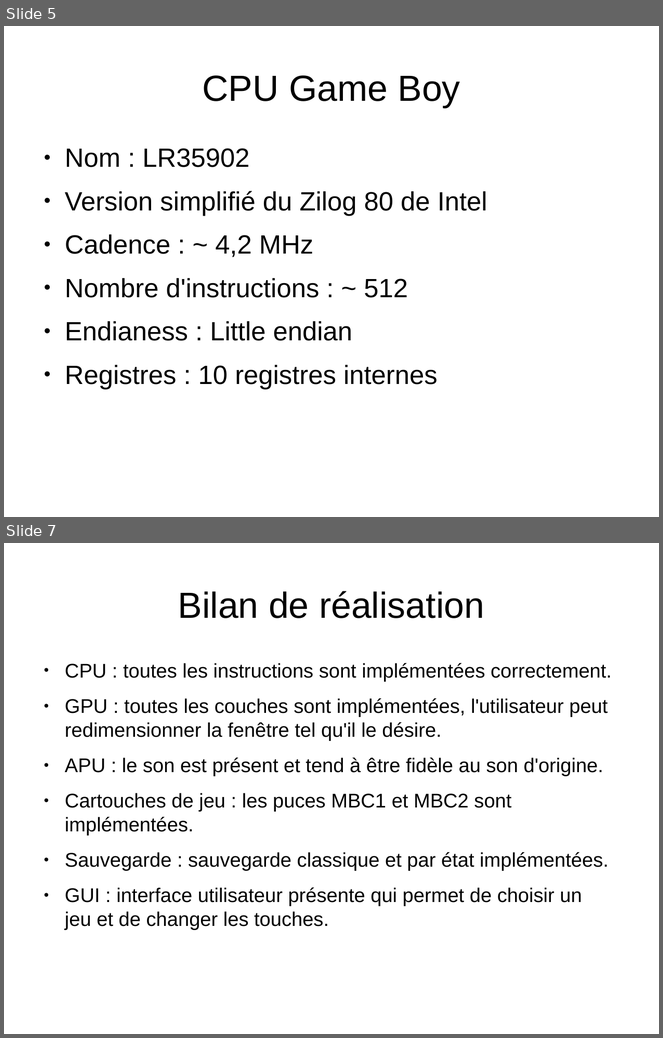
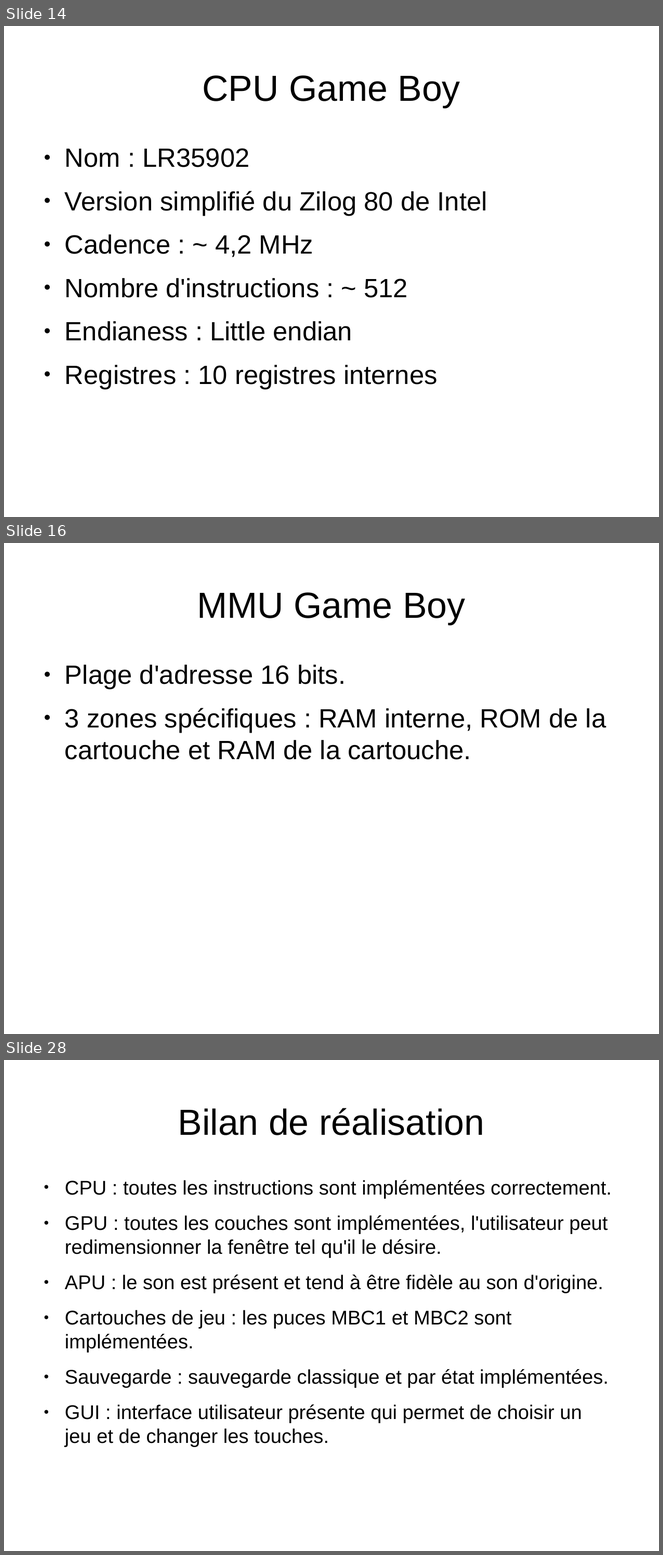
Before and after one commit to joakim-d/GroBoy, a slide deck: documents_TER/soutenance.odp. Shown one above the other, each under a label of ours: slides 5 and 7 before the commit, slides 14, 16 and 28 after it; the slides between them are not shown. The pictures are 663x1038 and 663x1555 pixels, drawn with LibreOffice and Linux fonts; fonts in the diff are those of the drawing. Boxes give left, top, right and bottom in pixels: in the first picture for what was removed or moved away, otherwise in the second. Text is boxed around its words. In the diff, an @@ line names an element or a change of style, - is before the commit and + after.

```diff
--- a/documents_TER/soutenance.odp
+++ b/documents_TER/soutenance.odp
@@ slide 16 added at [4,543,659,1034], background #FFFFFF @@
@@ title added at [197,592,465,625], 44 pt, text #000000 @@
+MMU Game Boy
@@ text added at [65,665,607,760], 32 pt, text #000000 @@
+● Plage d'adresse 16 bits.
+● 3 zones spécifiques : RAM interne, ROM de la cartouche et RAM de la cartouche.
@@ what was slide 5 is now slide 14 @@
@@ what was slide 7 is now slide 28 @@
```
Also in this commit, not shown: 2 slides changed, 23 other slides added.
